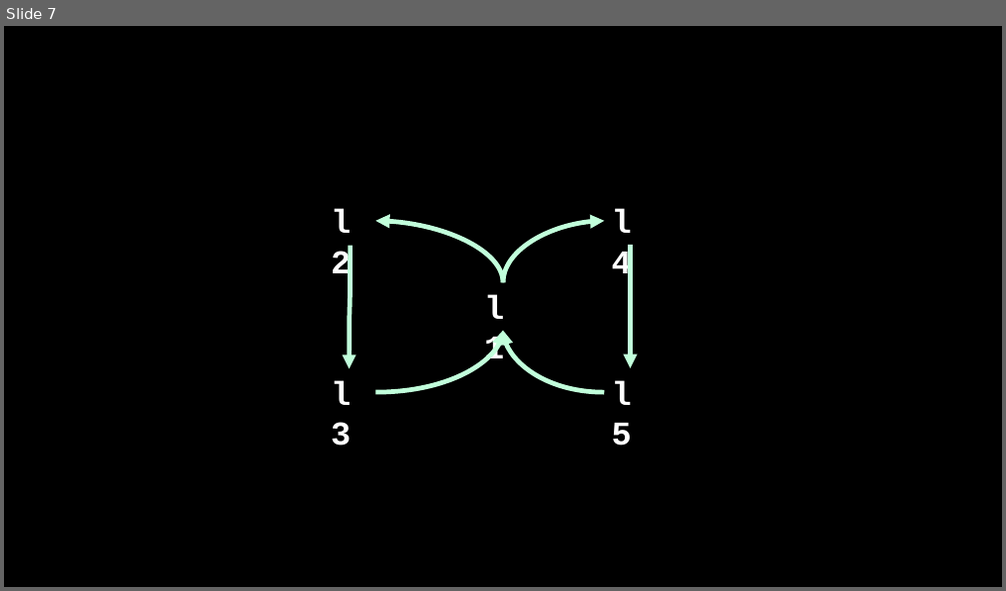
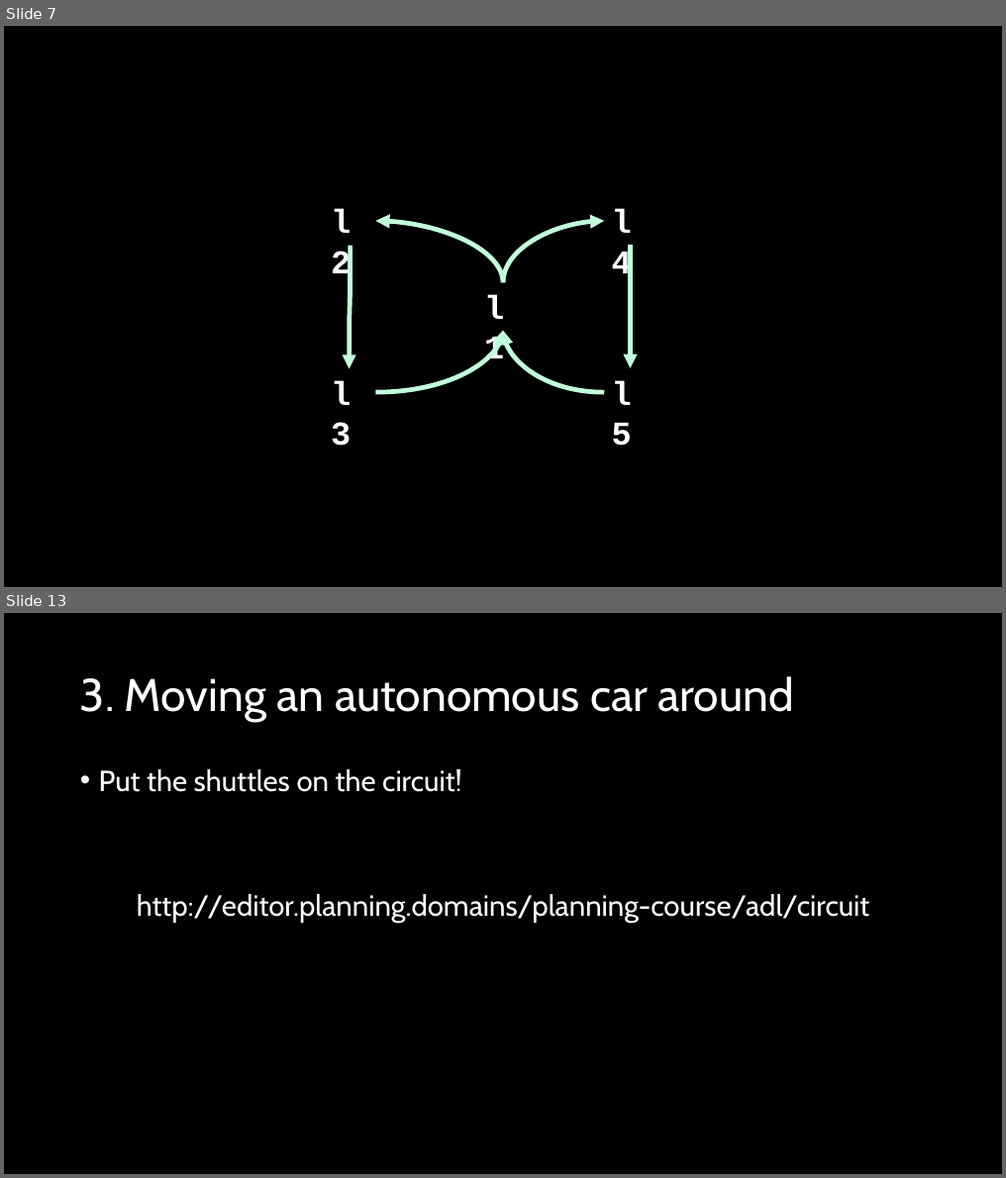
Before and after one commit to AI-Planning/modeling-in-pddl, a slide deck: exercises/cisc-813/adl/slides.pptx. Shown one above the other, each under a label of ours: slide 7 before the commit, slides 7 and 13 after it; the slides between them are not shown. The pictures are 1006x591 and 1006x1178 pixels, drawn with LibreOffice and Linux fonts; fonts in the diff are those of the drawing. Boxes give left, top, right and bottom in pixels: in the first picture for what was removed or moved away, otherwise in the second. Text is boxed around its words. In the diff, an @@ line names an element or a change of style, - is before the commit and + after.

```diff
--- a/exercises/cisc-813/adl/slides.pptx
+++ b/exercises/cisc-813/adl/slides.pptx
@@ slide 13 added at (4, 613, 1002, 1174), background #000000 @@
@@ title added at (80, 676, 793, 722), 44 pt, text #FFFFFF @@
+3. Moving an autonomous car around
@@ text added at (99, 769, 869, 924), 28 pt, text #FFFFFF @@
+• Put the shuttles on the circuit!
+http://editor.planning.domains/planning-course/adl/circuit
```
Also in this commit, not shown: 1 slide changed, 11 other slides added, 1 slide removed, 10 other files.
